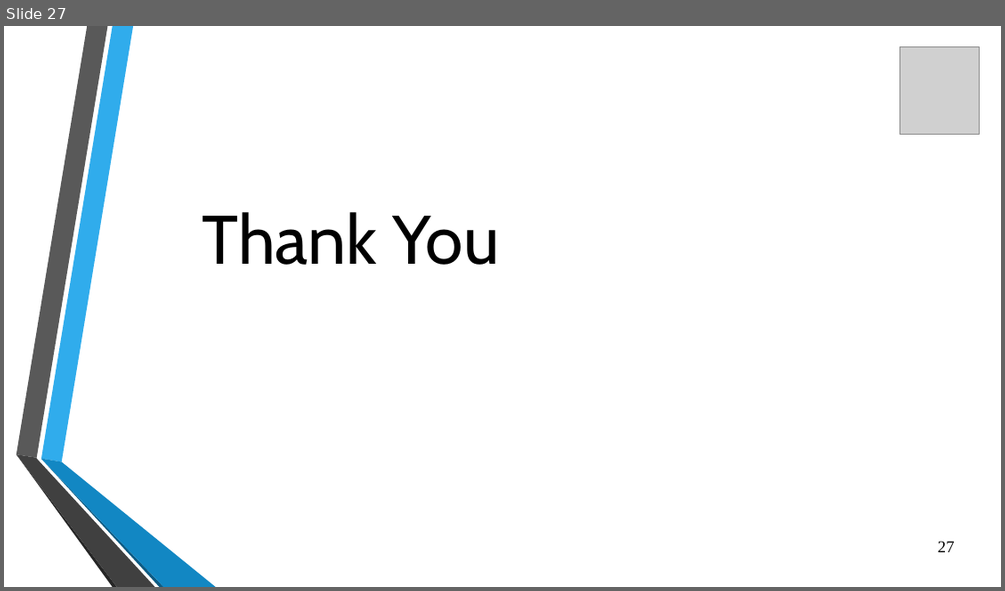
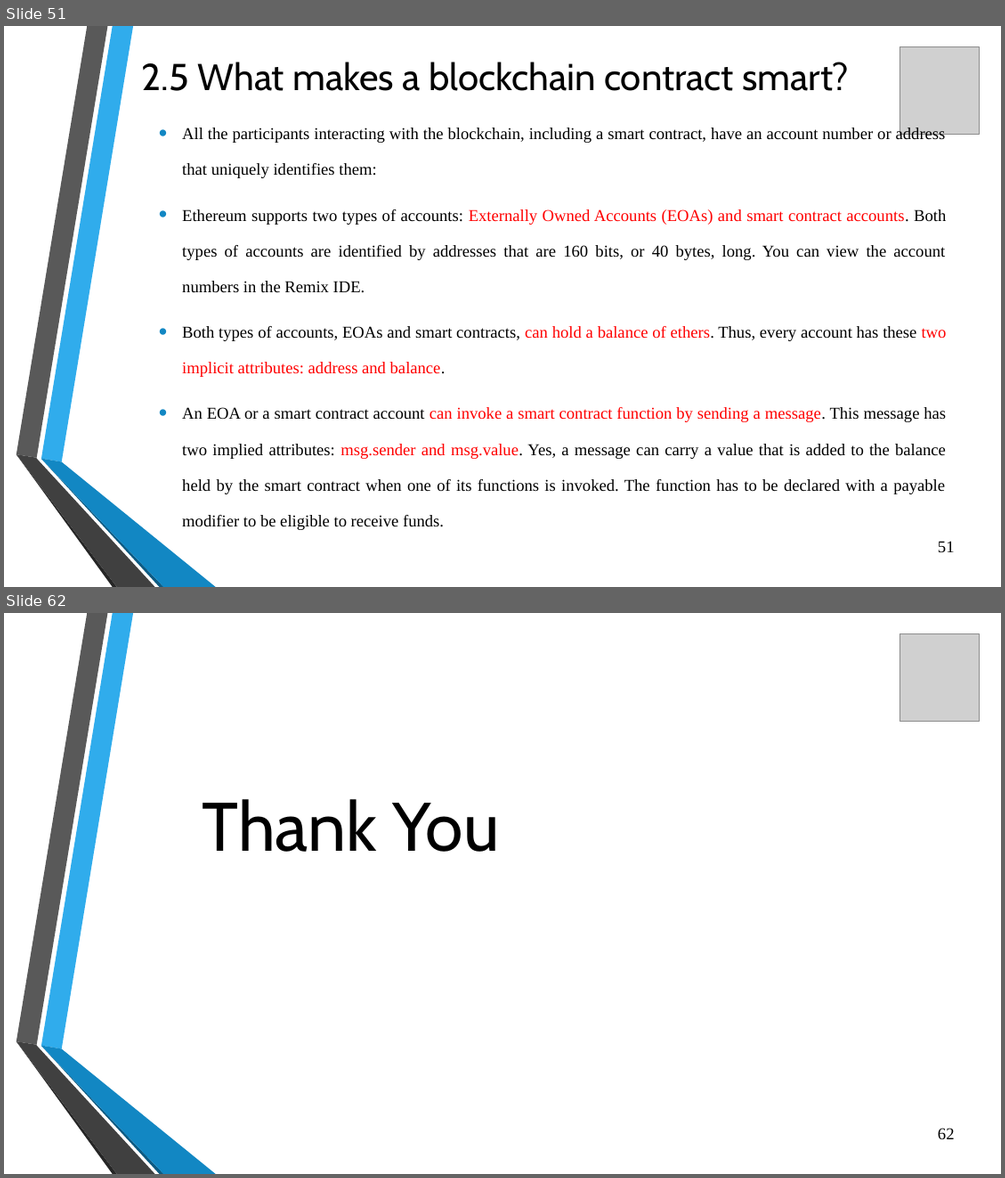
Before and after one commit to flick-23/SEM-7, a slide deck: BCM/Unit 2.pptx. Shown one above the other, each under a label of ours: slide 27 before the commit, slides 51 and 62 after it; the slides between them are not shown. The pictures are 1005x591 and 1005x1178 pixels, drawn with LibreOffice and Linux fonts; fonts in the diff are those of the drawing; grey boxes stand for pictures; background and template pictures are left out. Boxes give left, top, right and bottom in pixels: in the first picture for what was removed or moved away, otherwise in the second. Text is boxed around its words. In the diff, an @@ line names an element or a change of style, - is before the commit and + after.

```diff
--- a/BCM/Unit 2.pptx
+++ b/BCM/Unit 2.pptx
@@ slide 51 added at box(4, 26, 1001, 587), background picture (left out); not listed: 6 template elements that a slide beside it also shows @@
@@ picture added at box(900, 47, 979, 135) @@
@@ title added at box(142, 62, 848, 91), 36 pt, text #000000 @@
+2.5 What makes a blockchain contract smart?
@@ text added at box(182, 127, 947, 530), 16 pt, text #000000 @@
+  • All the participants interacting with the blockchain, including a smart contract, have an account number or address that uniquely identifies them:
+  • Ethereum supports two types of accounts: Externally Owned Accounts (EOAs) and smart contract accounts. Both types of accounts are identified by addresses that are 160 bits, or 40 bytes, long. You can view the account numbers in the Remix IDE.
+  • Both types of accounts, EOAs and smart contracts, can hold a balance of ethers. Thus, every account has these two implicit attributes: address and balance.
+  • An EOA or a smart contract account can invoke a smart contract function by sending a message. This message has two implied attributes: msg.sender and msg.value. Yes, a message can carry a value that is added to the balance held by the smart contract when one of its functions is invoked. The function has to be declared with a payable modifier to be eligible to receive funds.
@@ page number added at box(938, 540, 955, 552), 16 pt, text #000000 @@
+51
@@ what was slide 27 is now slide 62 @@
@@ page number at box(938, 1127, 955, 1139): text changed @@
-27
+62
```
Also in this commit, not shown: 35 other slides added, 3 other files.
